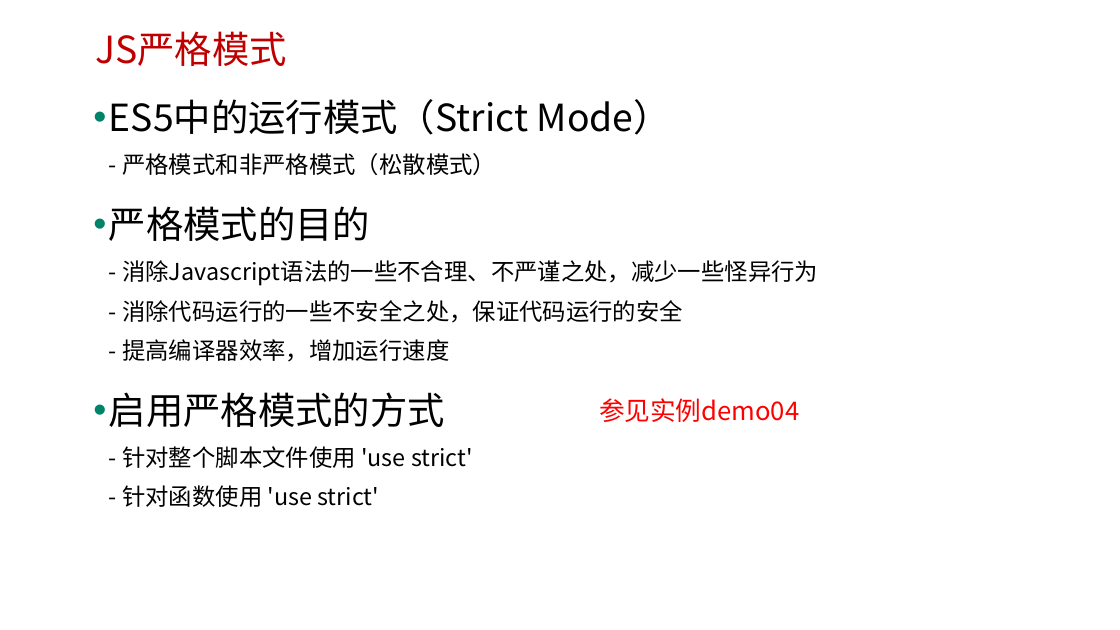
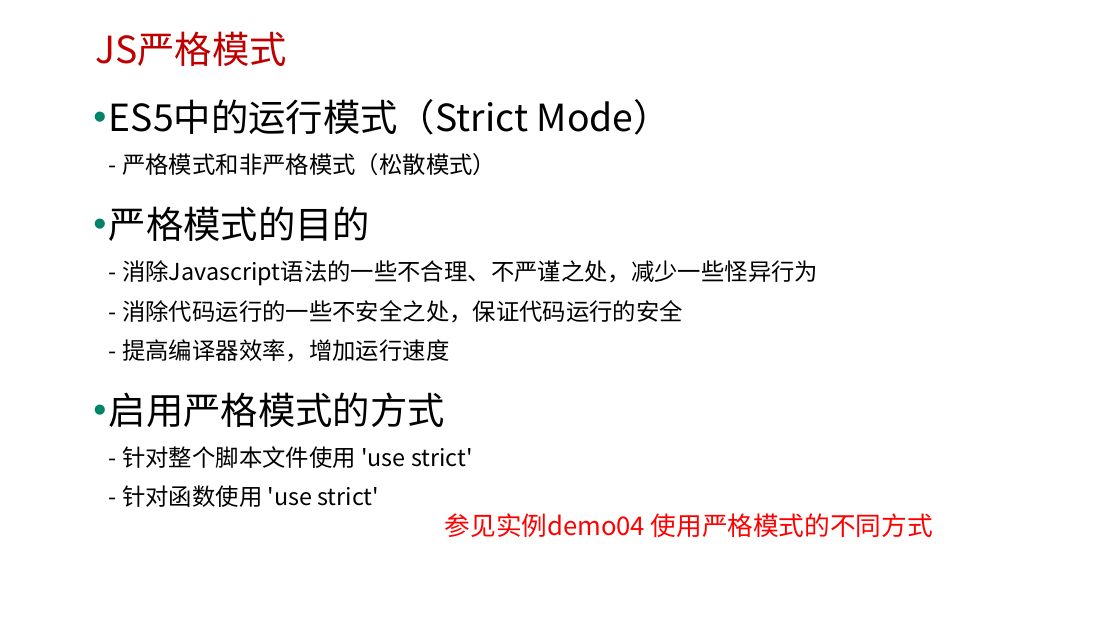
Before and after one commit to edu2act/course-javascript-advanced, a slide deck: slide 7 of 课程PPT/03.JavaScript语法、表达式及语句、运算符.pptx. Drawn at 1120x630 pixels with LibreOffice and Linux fonts; fonts in the diff are those of the drawing; background and template pictures are left out. Boxes give left, top, right and bottom in pixels: in the first picture for what was removed or moved away, otherwise in the second. Text is boxed around its words. In the diff, an @@ line names an element or a change of style, - is before the commit and + after.

```diff
--- a/课程PPT/03.JavaScript语法、表达式及语句、运算符.pptx
+++ b/课程PPT/03.JavaScript语法、表达式及语句、运算符.pptx
@@ text at <box>445,513,933,537</box>: text changed @@
-参见实例demo04
+参见实例demo04 使用严格模式的不同方式
```
Also in this commit, not shown: 10 other slides changed, 13 other files.
